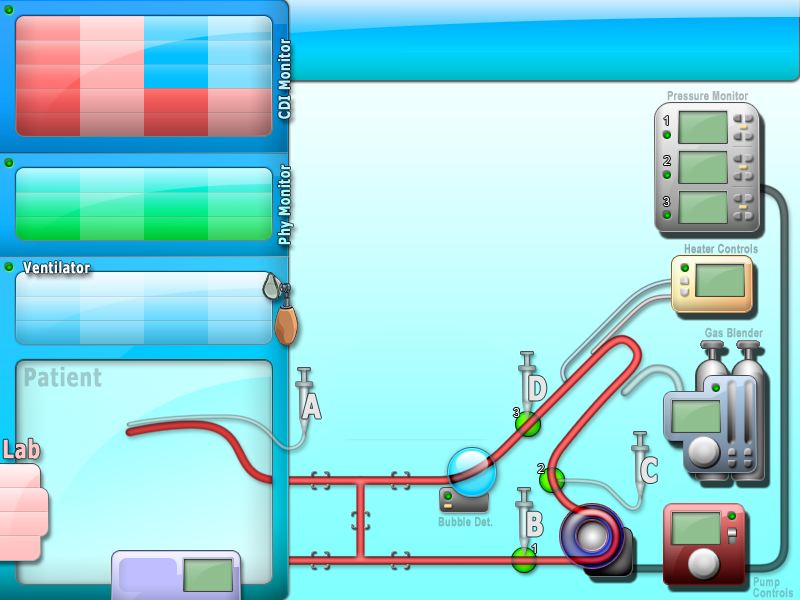
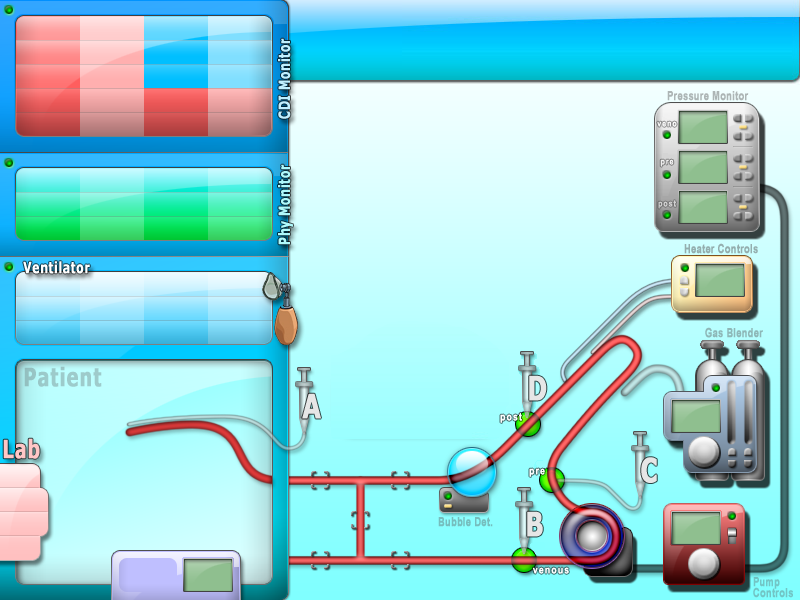
Layer changes from the first 800×600 image to the second:
added layer "postPM" (50%) above "venousPM" over (x1=658, y1=200, x2=676, y2=209)
added layer "venousPM" (71%) above "prePM" over (x1=657, y1=121, x2=677, y2=127)
added layer "prePM" (70%) above "pre" over (x1=660, y1=159, x2=674, y2=167)
added layer "pre" above "post" over (x1=529, y1=468, x2=545, y2=477)
added layer "post" above "venous" over (x1=500, y1=412, x2=522, y2=423)
added layer "venous" above "Layer 2" over (x1=532, y1=567, x2=569, y2=574)
added layer "Layer 2" above "Layer 1" over (x1=661, y1=115, x2=677, y2=208)
painted on "Layer 1" over (x1=506, y1=407, x2=547, y2=555)
